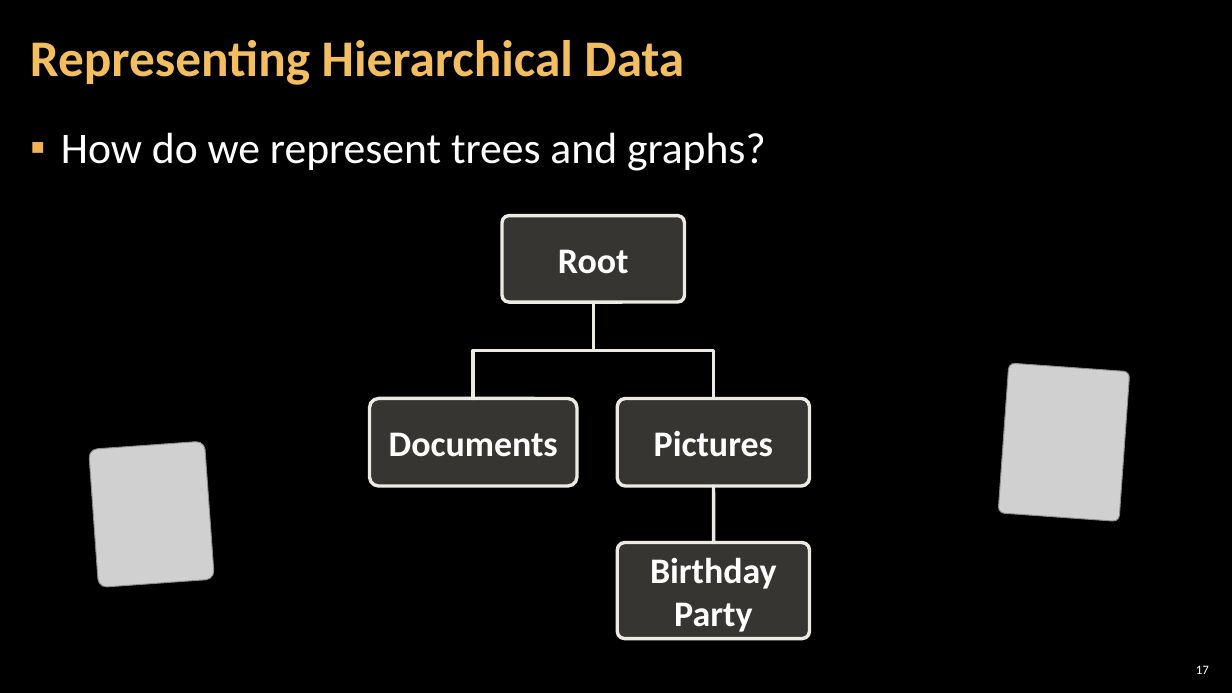
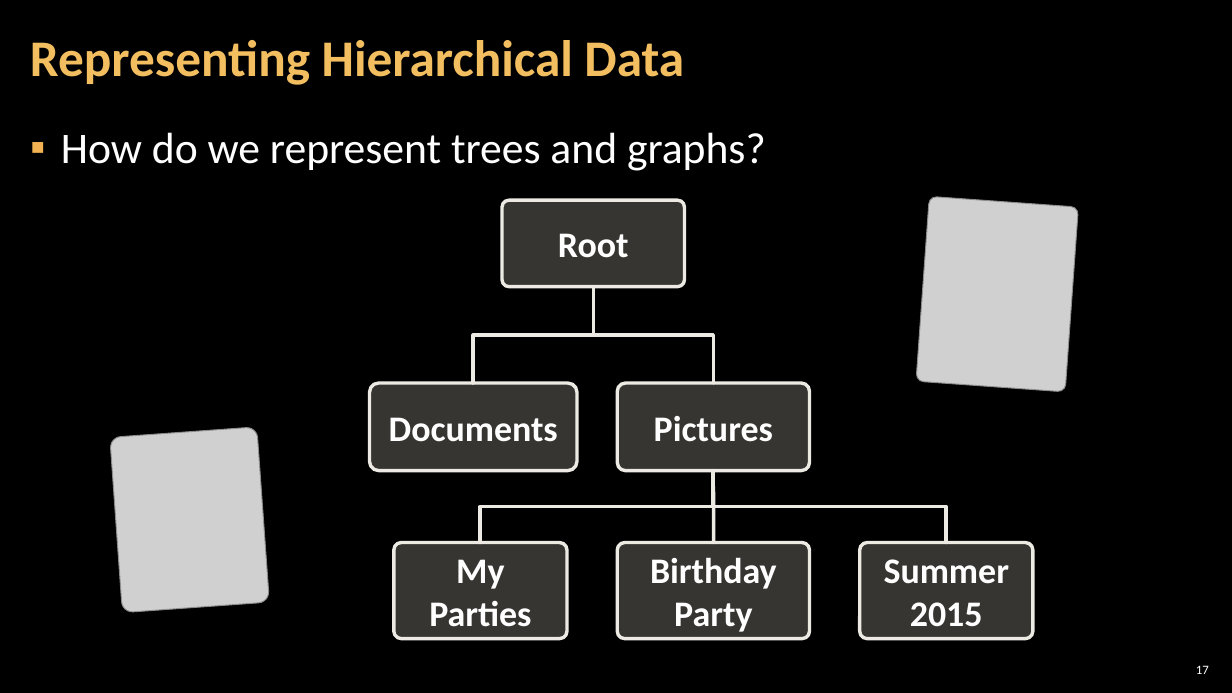
Before and after one commit to TeodorPenev/SoftUni, a slide deck: slide 17 of Advanced Level - Back-end/Databases/Presentation/1. Database-Systems-Overview.pptx. Drawn at 1232x693 pixels with LibreOffice and Linux fonts; fonts in the diff are those of the drawing; grey boxes stand for pictures; background and template pictures are left out. Boxes give left, top, right and bottom in pixels: in the first picture for what was removed or moved away, otherwise in the second. Text is boxed around its words. In the diff, an @@ line names an element or a change of style, - is before the commit and + after.

```diff
--- a/Advanced Level - Back-end/Databases/Presentation/1. Database-Systems-Overview.pptx
+++ b/Advanced Level - Back-end/Databases/Presentation/1. Database-Systems-Overview.pptx
@@ picture resized from (x1=998, y1=363, x2=1130, y2=522) to (x1=916, y1=196, x2=1079, y2=392) @@
@@ 3 rounded rectangles, 2 freeform shapes moved together from (x1=370, y1=215, x2=810, y2=486) to (x1=370, y1=201, x2=810, y2=471) @@
@@ picture resized from (x1=89, y1=441, x2=215, y2=588) to (x1=109, y1=427, x2=269, y2=612) @@
@@ freeform shape added at (x1=481, y1=470, x2=714, y2=543), outline #ECEAE3 2.63 pt @@
@@ freeform shape added at (x1=714, y1=470, x2=946, y2=543), outline #ECEAE3 2.63 pt @@
@@ rounded rectangle added at (x1=394, y1=543, x2=567, y2=639), fill #D9D5C7 at 25% opacity, outline #ECEAE3 2.63 pt, 28 pt, text #FFFFFF, bold @@
+My
+Parties
@@ rounded rectangle added at (x1=860, y1=543, x2=1032, y2=639), fill #D9D5C7 at 25% opacity, outline #ECEAE3 2.63 pt, 28 pt, text #FFFFFF, bold @@
+Summer
+2015
```
Also in this commit, not shown: 29 other slides changed, 8 other files.
